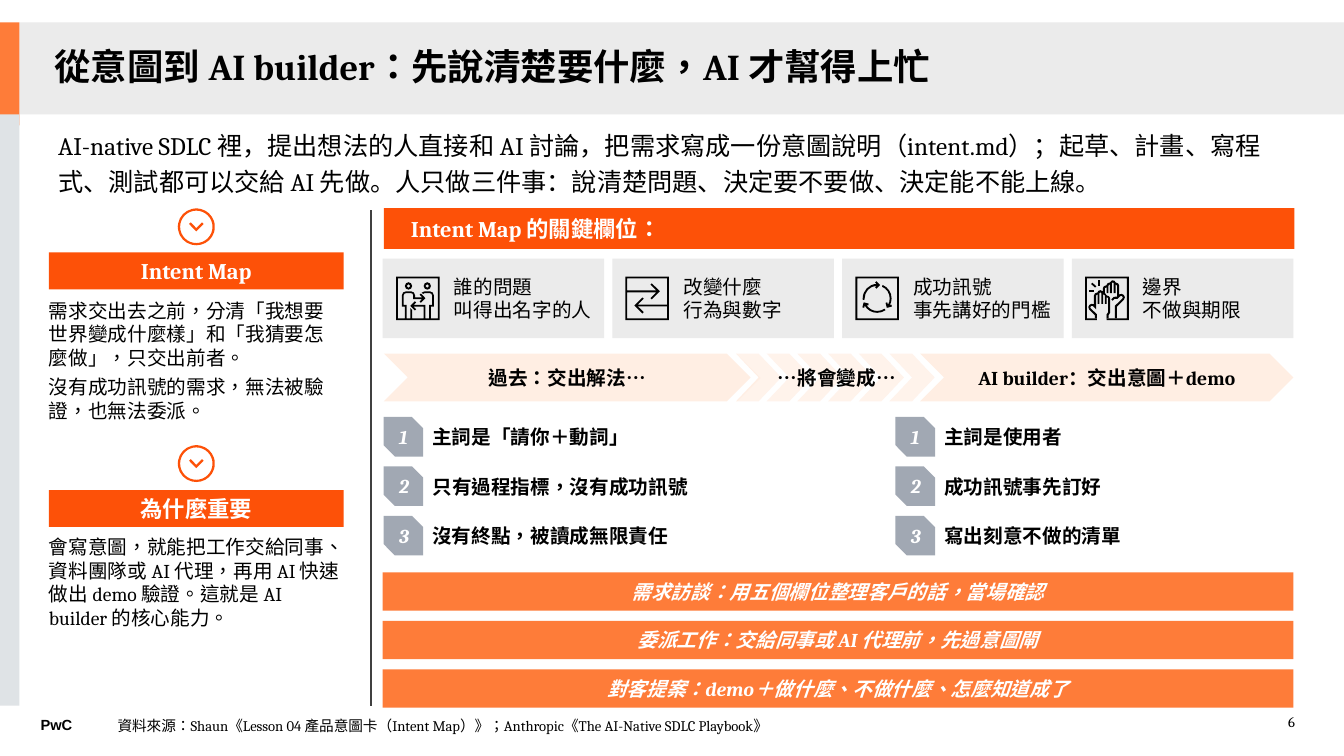
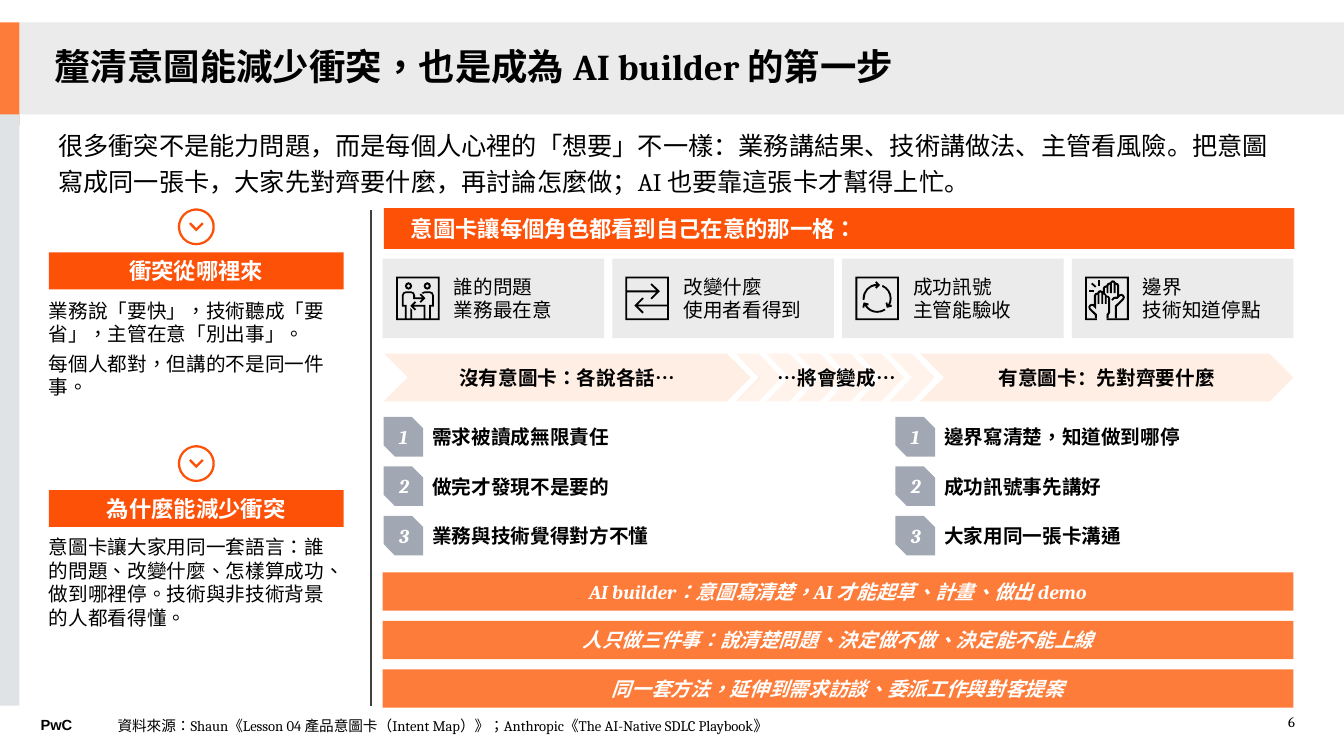
Before and after one commit to Robshao/PwC_FSC1, a slide deck: slide 6 of pwc-fsc1-ai-short-vid/07-ba-team-meeting-1021/BA組會分享_1106.pptx. Drawn at 1344x756 pixels with LibreOffice and Linux fonts; fonts in the diff are those of the drawing. Boxes give left, top, right and bottom in pixels: in the first picture for what was removed or moved away, otherwise in the second. Text is boxed around its words. In the diff, an @@ line names an element or a change of style, - is before the commit and + after.

```diff
--- a/pwc-fsc1-ai-short-vid/07-ba-team-meeting-1021/BA組會分享_1106.pptx
+++ b/pwc-fsc1-ai-short-vid/07-ba-team-meeting-1021/BA組會分享_1106.pptx
@@ text at (x1=55, y1=48, x2=894, y2=84): text changed @@
-從意圖到 AI builder：先說清楚要什麼，AI 才幫得上忙
+釐清意圖能減少衝突，也是成為 AI builder 的第一步
@@ text at (x1=58, y1=133, x2=1268, y2=195): text changed @@
-AI-native SDLC 裡，提出想法的人直接和 AI 討論，把需求寫成一份意圖說明（intent.md）；起草、計畫、寫程式、測試都可以交給 AI 先做。人只做三件事：說清楚問題、決定要不要做、決定能不能上線。
+很多衝突不是能力問題，而是每個人心裡的「想要」不一樣：業務講結果、技術講做法、主管看風險。把意圖寫成同一張卡，大家先對齊要什麼，再討論怎麼做；AI 也要靠這張卡才幫得上忙。
@@ text in rectangle at (x1=411, y1=217, x2=857, y2=239): text changed @@
-Intent Map 的關鍵欄位：
+意圖卡讓每個角色都看到自己在意的那一格：
@@ text in rectangle at (x1=129, y1=260, x2=263, y2=281): text changed @@
-Intent Map
+衝突從哪裡來
@@ text at (x1=49, y1=301, x2=324, y2=396): text changed @@
-需求交出去之前，分清「我想要世界變成什麼樣」和「我猜要怎麼做」，只交出前者。
-沒有成功訊號的需求，無法被驗證，也無法委派。
+業務說「要快」，技術聽成「要省」，主管在意「別出事」。
+每個人都對，但講的不是同一件事。
@@ text at (x1=454, y1=300, x2=552, y2=319): text changed @@
-叫得出名字的人
+業務最在意
@@ text at (x1=684, y1=300, x2=802, y2=319): text changed @@
-行為與數字
+使用者看得到
@@ text at (x1=913, y1=300, x2=1011, y2=319): text changed @@
-事先講好的門檻
+主管能驗收
@@ text at (x1=1143, y1=300, x2=1261, y2=319): text changed @@
-不做與期限
+技術知道停點
@@ text in chevron at (x1=459, y1=368, x2=675, y2=387): text changed @@
-過去：交出解法…
+沒有意圖卡：各說各話…
@@ text in chevron at (x1=999, y1=368, x2=1215, y2=387): text changed @@
-AI builder：交出意圖＋demo
+有意圖卡：先對齊要什麼
@@ text at (x1=432, y1=427, x2=609, y2=446): text changed @@
-主詞是「請你＋動詞」
+需求被讀成無限責任
@@ text at (x1=944, y1=427, x2=1180, y2=446): text changed @@
-主詞是使用者
+邊界寫清楚，知道做到哪停
@@ text at (x1=432, y1=477, x2=609, y2=496): text changed @@
-只有過程指標，沒有成功訊號
+做完才發現不是要的
@@ text at (x1=944, y1=477, x2=1101, y2=496): text changed @@
-成功訊號事先訂好
+成功訊號事先講好
@@ text in rectangle at (x1=107, y1=498, x2=286, y2=519): text changed @@
-為什麼重要
+為什麼能減少衝突
@@ text at (x1=49, y1=537, x2=344, y2=627): text changed @@
-會寫意圖，就能把工作交給同事、資料團隊或 AI 代理，再用 AI 快速做出 demo 驗證。這就是 AI builder 的核心能力。
+意圖卡讓大家用同一套語言：誰的問題、改變什麼、怎樣算成功、做到哪裡停。技術與非技術背景的人都看得懂。
@@ text at (x1=432, y1=526, x2=648, y2=545): text changed @@
-沒有終點，被讀成無限責任
+業務與技術覺得對方不懂
@@ text at (x1=944, y1=526, x2=1121, y2=545): text changed @@
-寫出刻意不做的清單
+大家用同一張卡溝通
@@ text in rectangle at (x1=589, y1=582, x2=1087, y2=601): text changed @@
-需求訪談：用五個欄位整理客戶的話，當場確認
+AI builder：意圖寫清楚，AI 才能起草、計畫、做出 demo
@@ text in rectangle at (x1=582, y1=630, x2=1093, y2=649): text changed @@
-委派工作：交給同事或 AI 代理前，先過意圖閘
+人只做三件事：說清楚問題、決定做不做、決定能不能上線
@@ text in rectangle at (x1=612, y1=679, x2=1064, y2=698): text changed @@
-對客提案：demo＋做什麼、不做什麼、怎麼知道成了
+同一套方法，延伸到需求訪談、委派工作與對客提案
```
Also in this commit, not shown: 7 other slides changed, 2 slides removed, 2 other files.
